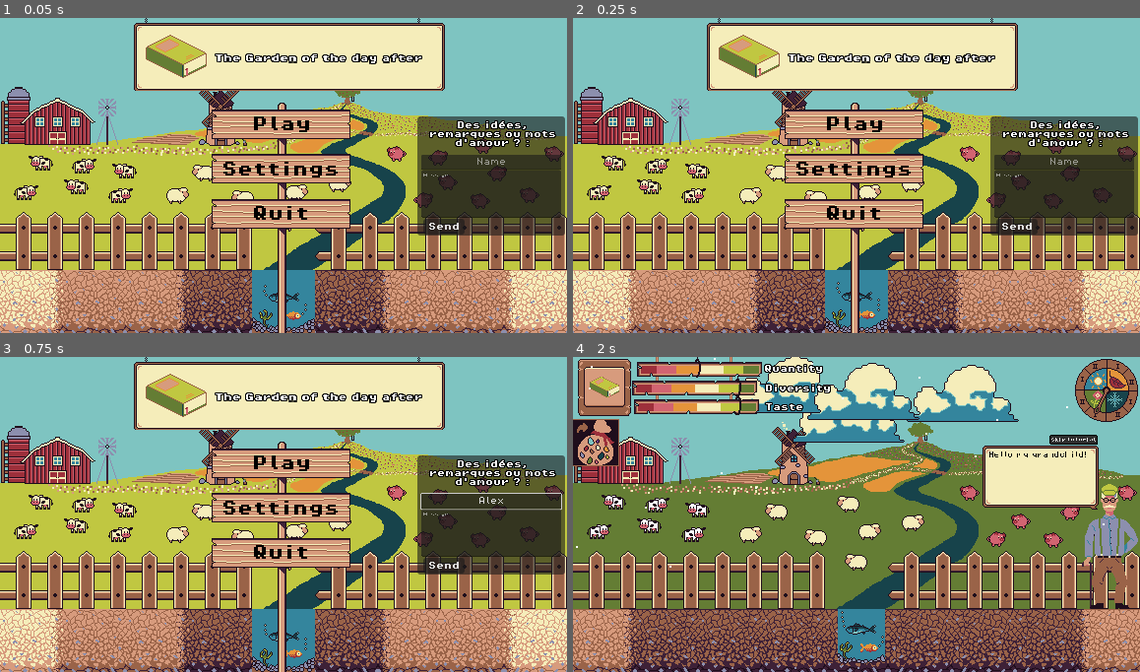
Above: before the commit, frames 1-4 (two rows, left to right).
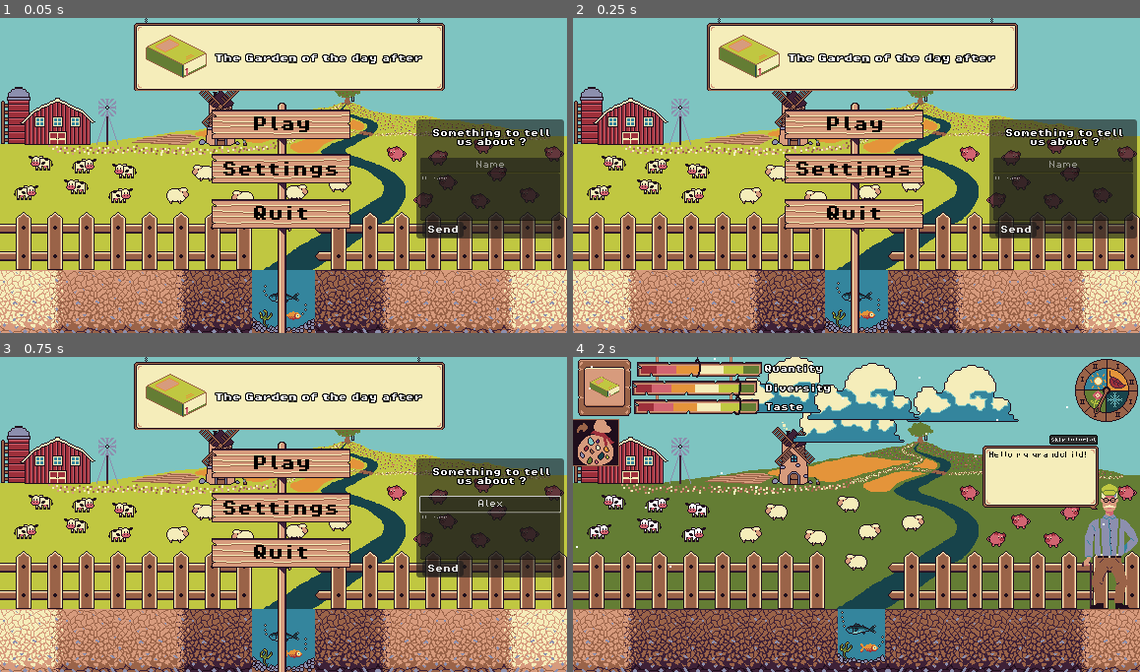
Above: after the commit, the same moments.

Repository: JustAlternate/Regenerative_Game_Jam
Game: Godot game, scene res://Scenes/menu.tscn
The game is run twice, just before and just after one commit, with the same random seed, the same clock (stepped at 60 frames per second) and the same inputs.
Inputs (mouse positions are in pixels of both pictures, inside the frame that each line leads up to):
- Up to frame 1 (0.05 s): no input
- Up to frame 2 (0.25 s): no input
- Up to frame 3 (0.75 s): click (493, 501) at 0.52 s; type "Alex" at 0.6 s
- Up to frame 4 (2 s): click (1066, 533) at 0.75 s; type "12" at 0.83 s; click "Play" at 1.25 s

The runs differ from the first frame. In frame 1, 2.2% of the frame differs, in the area x 73-100%, y 31-70%; in frame 2, 2.2%; in frame 3, 2.6%; in frame 4, nothing differs.

Commit message:
french to english

Diff:
--- a/Scenes/menu.tscn
+++ b/Scenes/menu.tscn
@@ -301,10 +301,10 @@
 stream = ExtResource("9_cbrca")
 
 [node name="Envoie_message" type="Panel" parent="."]
-offset_left = 424.0
-offset_top = 100.0
-offset_right = 574.0
-offset_bottom = 221.0
+offset_left = 423.0
+offset_top = 103.0
+offset_right = 573.0
+offset_bottom = 224.0
 script = ExtResource("21_cav6d")
 
 [node name="Label" type="Label" parent="Envoie_message"]
@@ -314,7 +314,7 @@
 offset_top = 5.0
 offset_right = 148.0
 offset_bottom = 32.0
-text = "Des idées, remarques ou mots d'amour ? :"
+text = "Something to tell us about ?"
 label_settings = ExtResource("1_ni0yg")
 horizontal_alignment = 1
 vertical_alignment = 1
